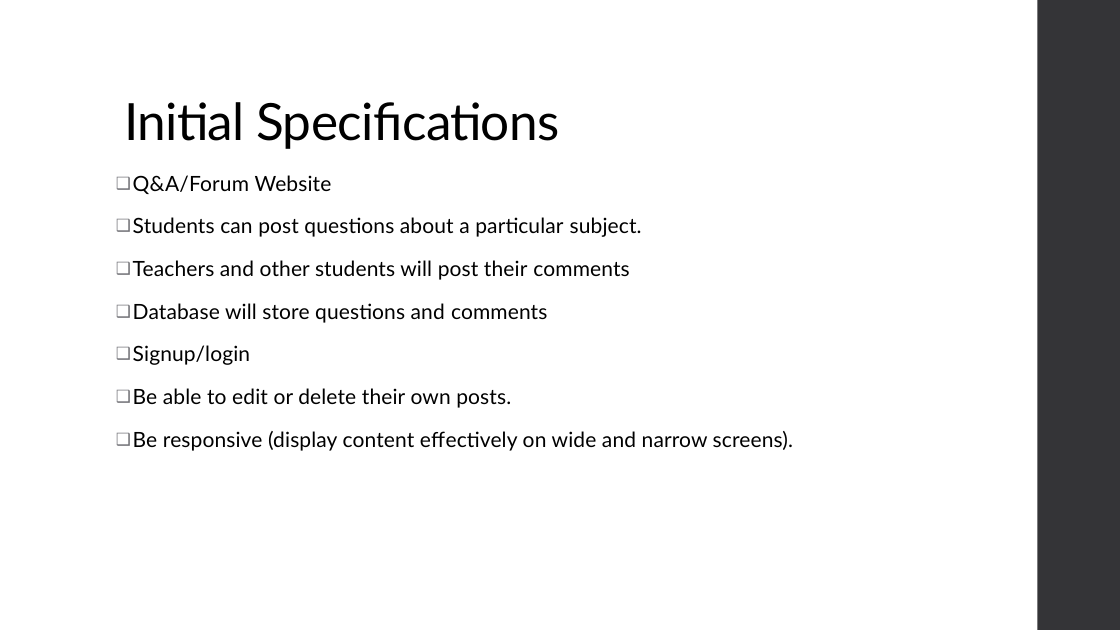
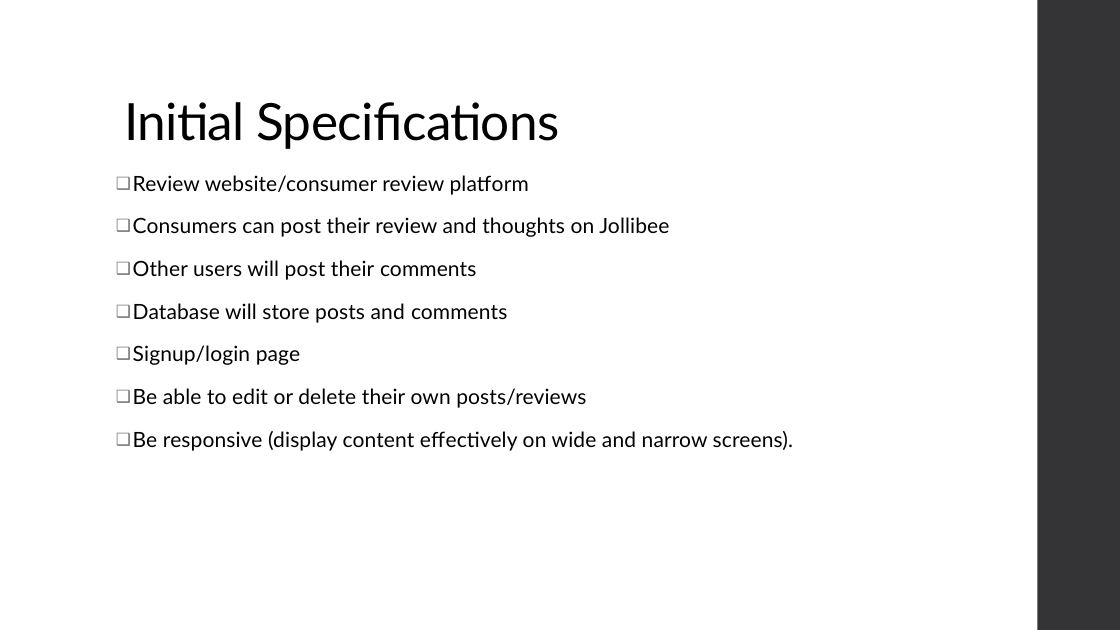
Before and after one commit to niuqaoJ-life/jollibee-fanpage, a slide deck: slide 6 of AS91903_91906_Evidence_Joaquin_Badenas.pptx. Drawn at 1120x630 pixels with LibreOffice and Linux fonts; fonts in the diff are those of the drawing. Boxes give left, top, right and bottom in pixels: in the first picture for what was removed or moved away, otherwise in the second. Text is boxed around its words. In the diff, an @@ line names an element or a change of style, - is before the commit and + after.

Commit message:
Redesigned wireframes for website
Made changes to wireframe on what the website wants to look like. As well as changed my purpose of my website.

```diff
--- a/AS91903_91906_Evidence_Joaquin_Badenas.pptx
+++ b/AS91903_91906_Evidence_Joaquin_Badenas.pptx
@@ text at (133,175,669,408): text changed @@
-❑ Q&A/Forum Website
-❑ Students can post questions about a particular subject.
-❑ Teachers and other students will post their comments
-❑ Database will store questions and comments
-❑ Signup/login
-❑ Be able to edit or delete their own posts.
+❑ Review website/consumer review platform
+❑ Consumers can post their review and thoughts on Jollibee
+❑ Other users will post their comments
+❑ Database will store posts and comments
+❑ Signup/login page
+❑ Be able to edit or delete their own posts/reviews
```
Also in this commit, not shown: 6 other slides changed, 2 slides added.
